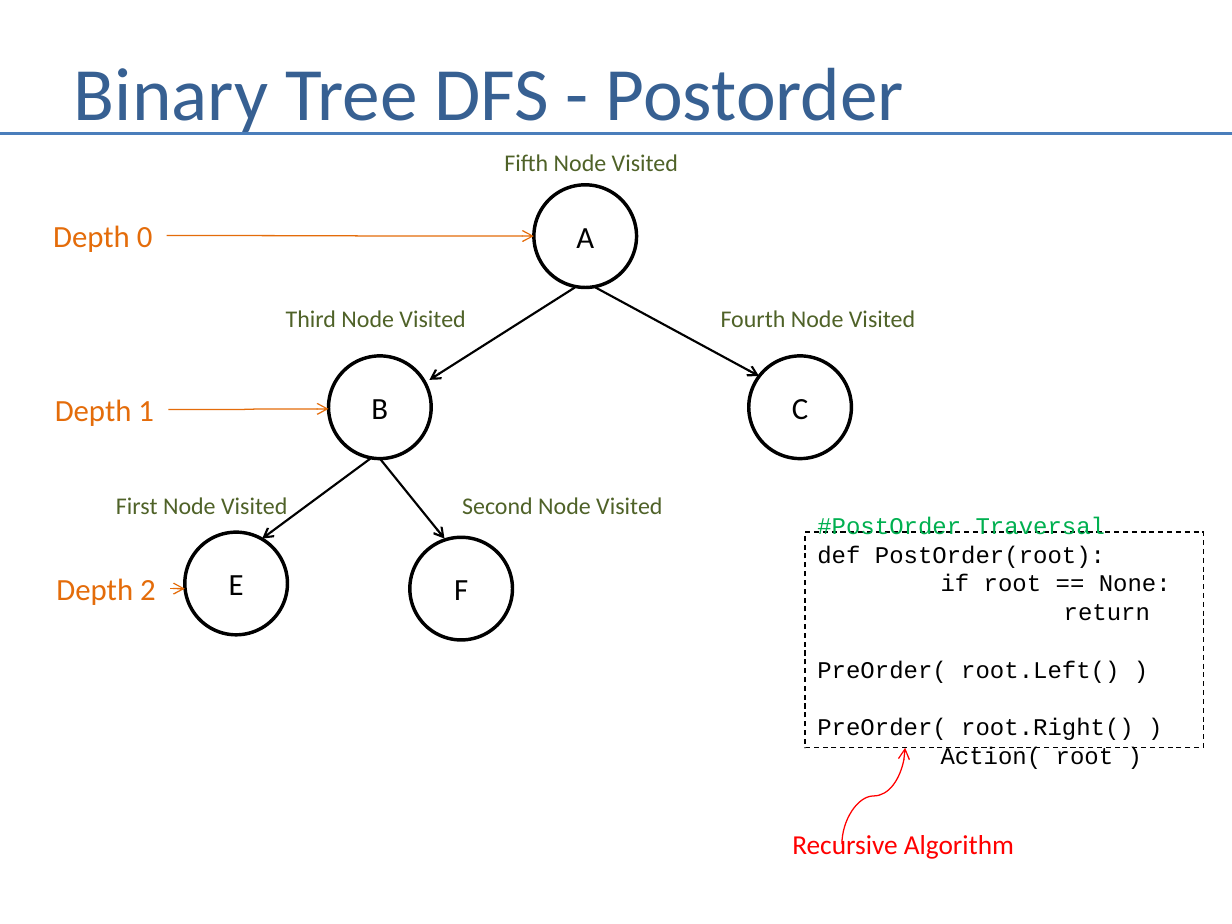
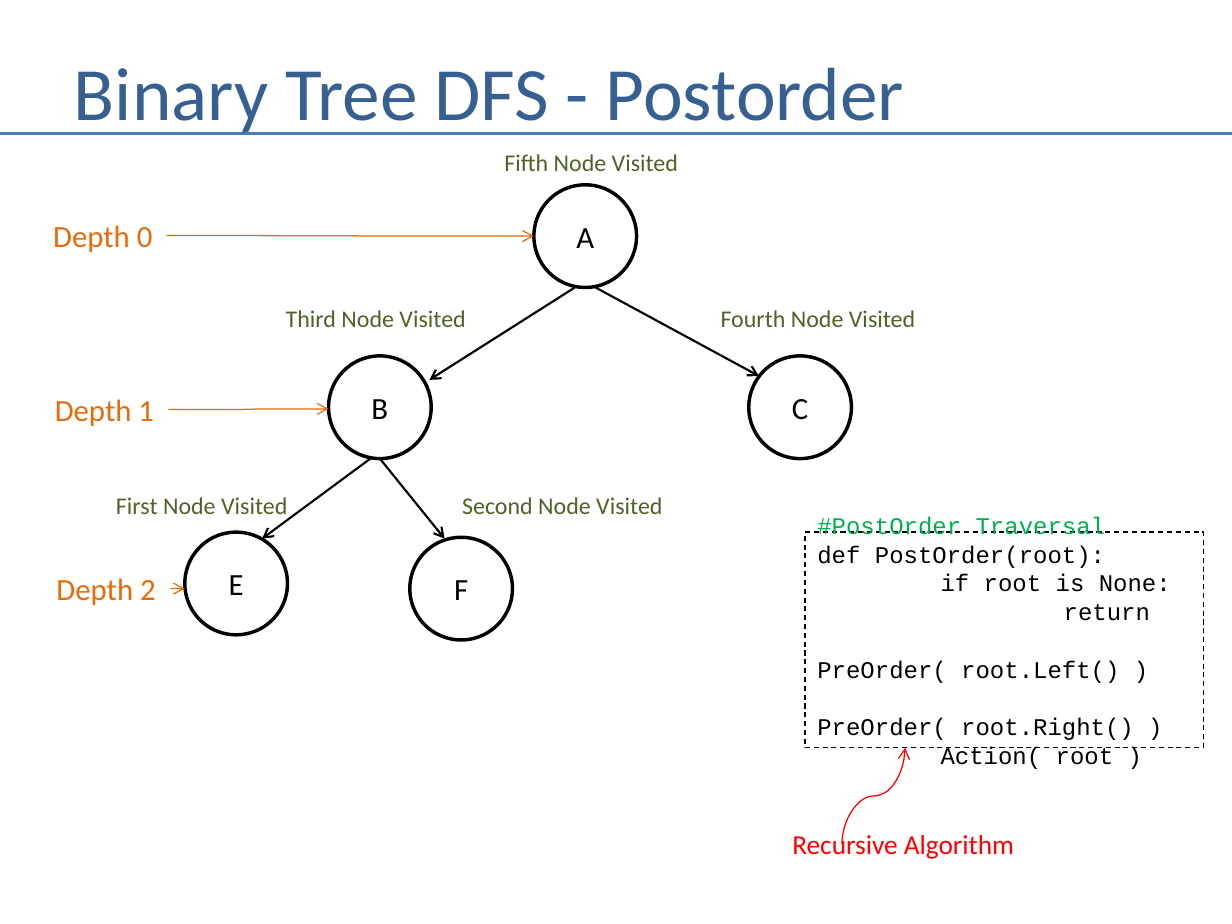
Before and after one commit to andrewferlitsch/Portland-Data-Science-Group, a slide deck: slide 13 of Presentations/AI - Graph Search.pptx. Drawn at 1232x924 pixels with LibreOffice and Linux fonts; fonts in the diff are those of the drawing. Boxes give left, top, right and bottom in pixels: in the first picture for what was removed or moved away, otherwise in the second. Text is boxed around its words. In the diff, an @@ line names an element or a change of style, - is before the commit and + after.

```diff
--- a/Presentations/AI - Graph Search.pptx
+++ b/Presentations/AI - Graph Search.pptx
@@ text in rectangle at [817,517,1171,740]: text changed @@
-#PostOrder Traversal
-def PostOrder(root):
-if root == None:
-return
-PreOrder( root.Left() )
-PreOrder( root.Right() )
+#PostOrder Traversal
+def PostOrder(root):
+if root is None:
+return
+PreOrder( root.Left() )
+PreOrder( root.Right() )
```
Also in this commit, not shown: 3 other slides changed, 1 slide removed, 1 other file.
